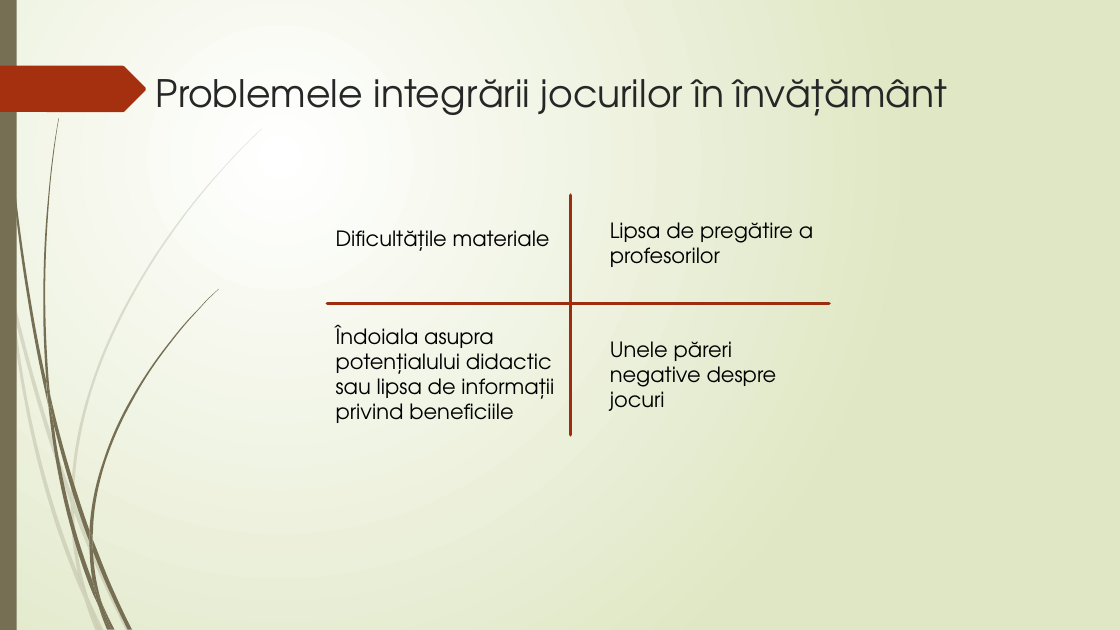
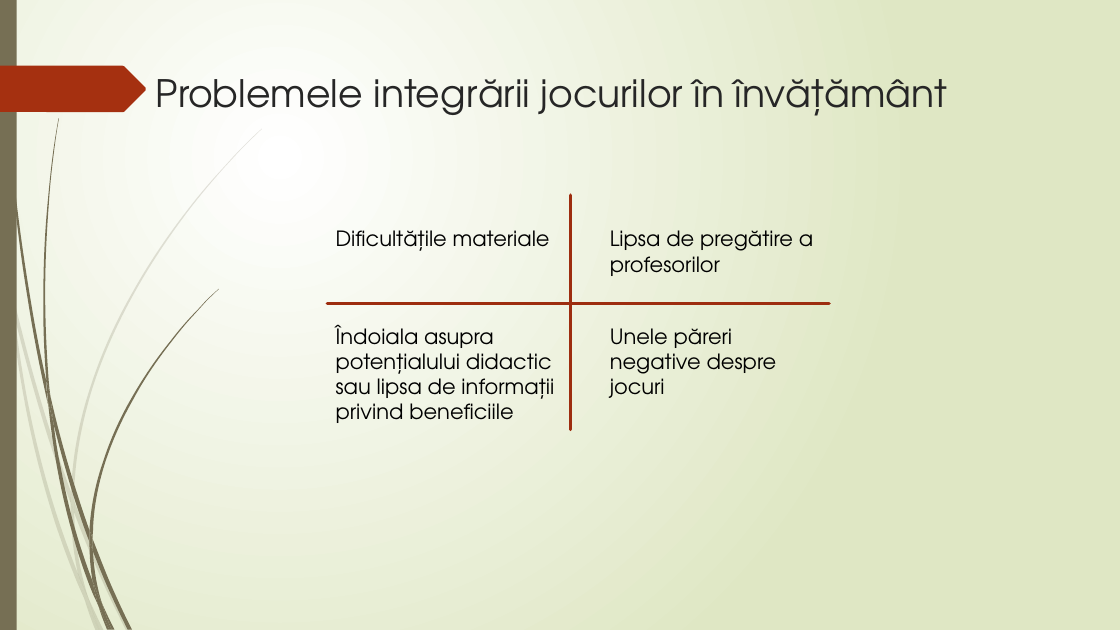
Before and after one commit to antB28/LicentaPP, a slide deck: slide 7 of Prezentare licenta.pptx. Drawn at 1120x630 pixels with LibreOffice and Linux fonts; fonts in the diff are those of the drawing. Boxes give left, top, right and bottom in pixels: in the first picture for what was removed or moved away, otherwise in the second. Text is boxed around its words. In the diff, an @@ line names an element or a change of style, - is before the commit and + after.

```diff
--- a/Prezentare licenta.pptx
+++ b/Prezentare licenta.pptx
@@ line moved from (571, 195) - (571, 435) to (571, 195) - (571, 429) @@
@@ text "Lipsa de pregătire a profesorilor": place and size @@
-text "Lipsa de pregătire a profesorilor" at [610,222,813,267]
+text "Lipsa de pregătire a profesorilor" at [610,230,813,276]
@@ text "Unele păreri negative despre jocuri": place and size @@
-text "Unele păreri negative despre jocuri" at [610,341,777,411]
+text "Unele păreri negative despre jocuri" at [610,328,777,398]
```
Also in this commit, not shown: 1 other slide changed.
